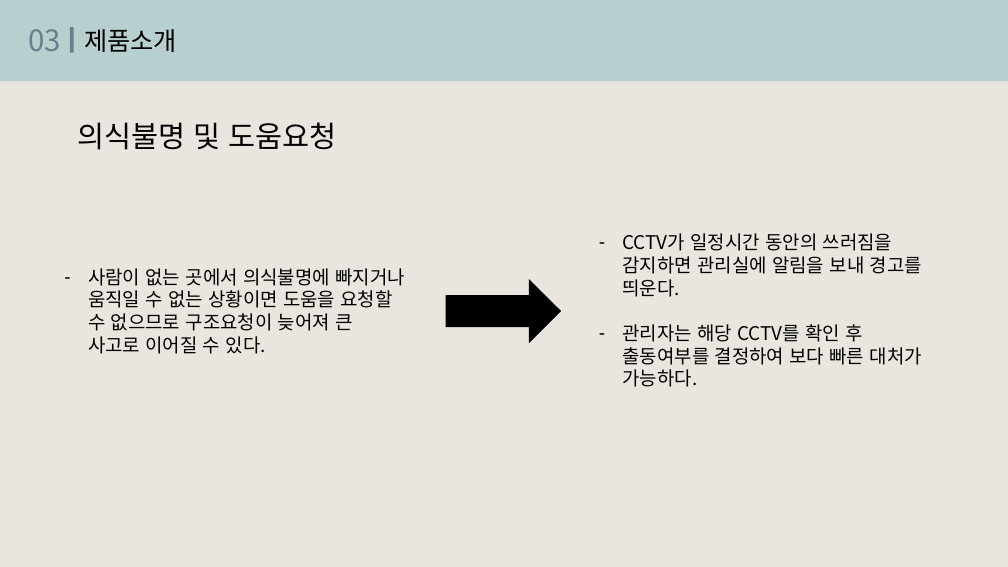
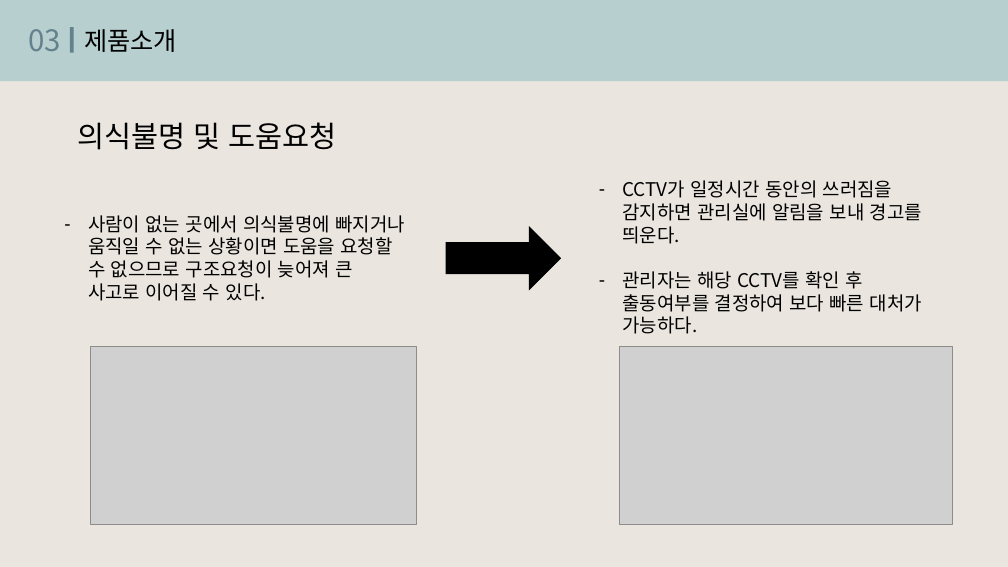
Before and after one commit to jinujeon/ICE_CAP, a slide deck: slide 6 of Docs/사업계획서.pptx (slide 5 before the commit). Drawn at 1008x567 pixels with LibreOffice and Linux fonts; fonts in the diff are those of the drawing; grey boxes stand for pictures. Boxes give left, top, right and bottom in pixels: in the first picture for what was removed or moved away, otherwise in the second. Text is boxed around its words. In the diff, an @@ line names an element or a change of style, - is before the commit and + after.

```diff
--- a/Docs/사업계획서.pptx
+++ b/Docs/사업계획서.pptx
@@ 2 texts, 1 right arrow: place and size @@
-2 texts, 1 right arrow at <box>88,233,922,387</box>
+2 texts, 1 right arrow at <box>88,180,922,334</box>
@@ picture added at <box>91,346,417,525</box> @@
@@ picture added at <box>619,346,953,525</box> @@
```
Also in this commit, not shown: 6 other slides changed, 2 slides added.
